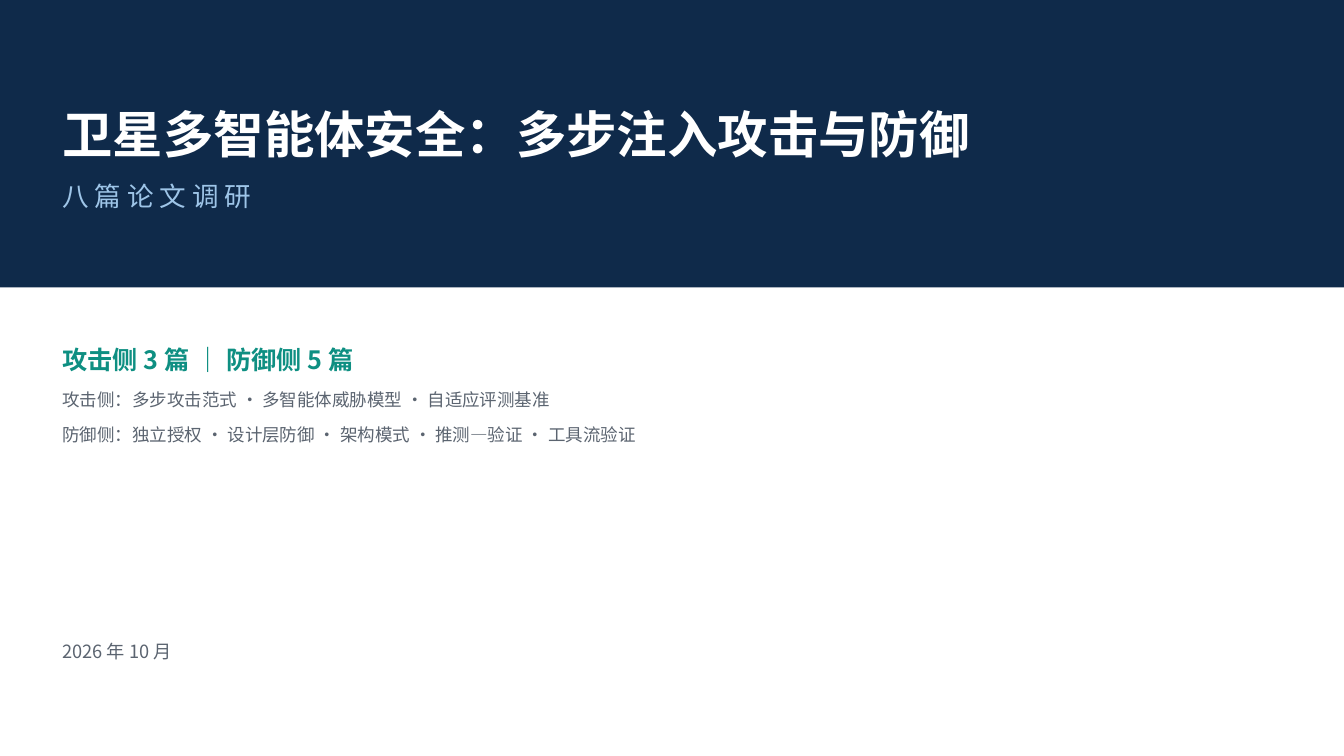
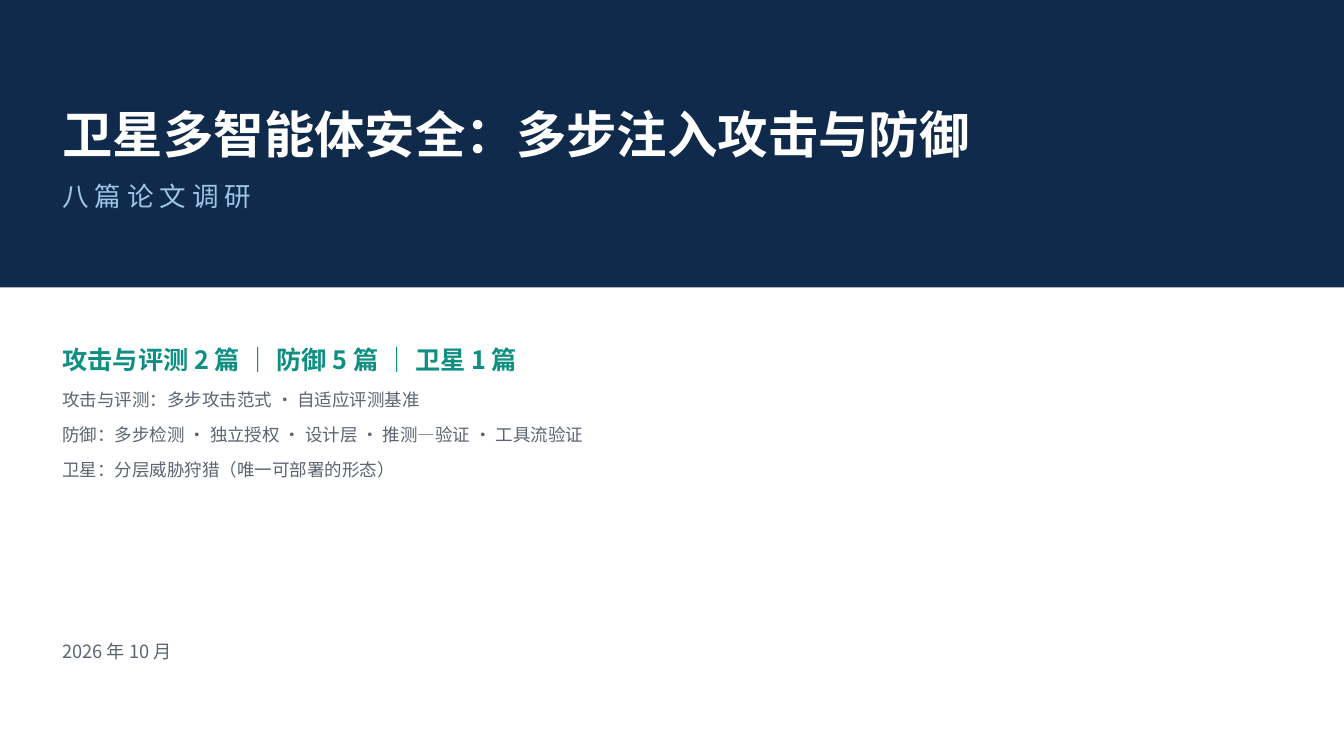
Before and after one commit to yiiiiiii1/multi-agent-remote-sensing, a slide deck: slide 1 of 阶段2-卫星多智能体防御/presentations/卫星多智能体安全调研汇报.pptx. Drawn at 1344x756 pixels with LibreOffice and Linux fonts; fonts in the diff are those of the drawing. Boxes give left, top, right and bottom in pixels: in the first picture for what was removed or moved away, otherwise in the second. Text is boxed around its words. In the diff, an @@ line names an element or a change of style, - is before the commit and + after.

Commit message:
换掉两篇：A1（workshop，防御被后来者盖住）→ Peak+Accumulation（多步检测+极轻）；B2 Design Patterns（无实验）→ SkyGuard（卫星，唯一可部署）。共 39 页，讲稿重编号为 28 分钟

```diff
--- a/阶段2-卫星多智能体防御/presentations/卫星多智能体安全调研汇报.pptx
+++ b/阶段2-卫星多智能体防御/presentations/卫星多智能体安全调研汇报.pptx
@@ text at box(62, 344, 583, 478): text changed @@
-攻击侧 3 篇 ｜ 防御侧 5 篇
-攻击侧：多步攻击范式 · 多智能体威胁模型 · 自适应评测基准
-防御侧：独立授权 · 设计层防御 · 架构模式 · 推测—验证 · 工具流验证
+攻击与评测 2 篇 ｜ 防御 5 篇 ｜ 卫星 1 篇
+攻击与评测：多步攻击范式 · 自适应评测基准
+防御：多步检测 · 独立授权 · 设计层 · 推测—验证 · 工具流验证
+卫星：分层威胁狩猎（唯一可部署的形态）
```
Also in this commit, not shown: 20 other slides changed, 7 slides added, 7 slides removed, 27 other files.
